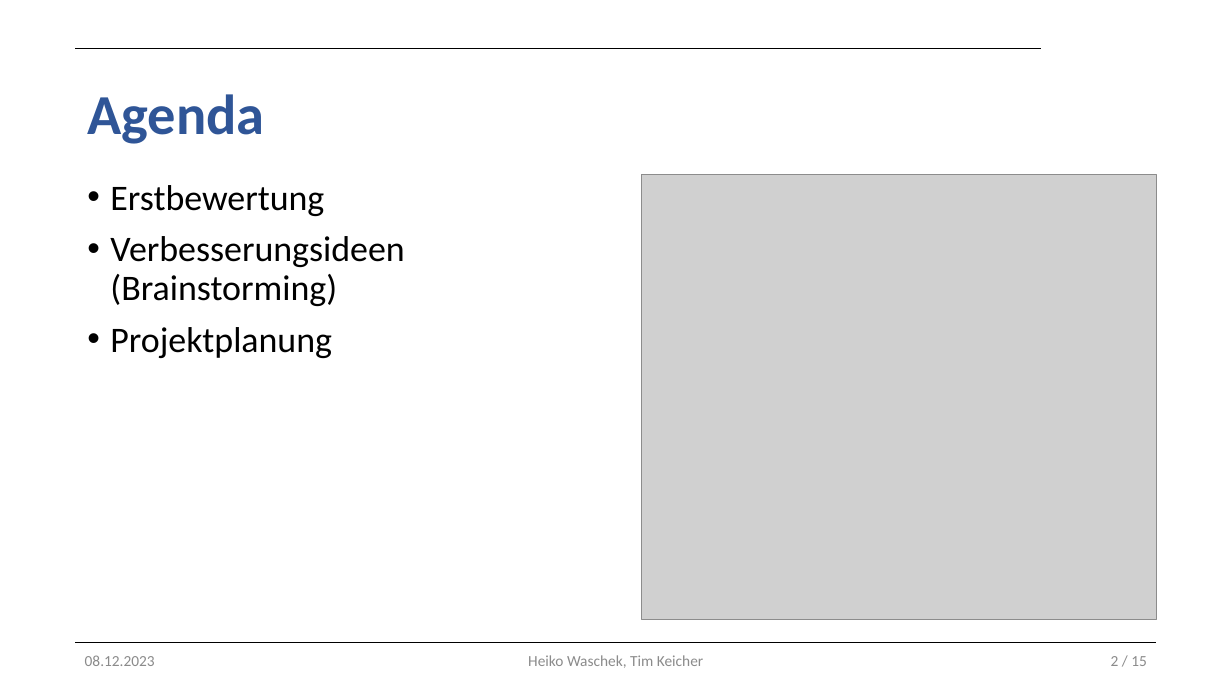
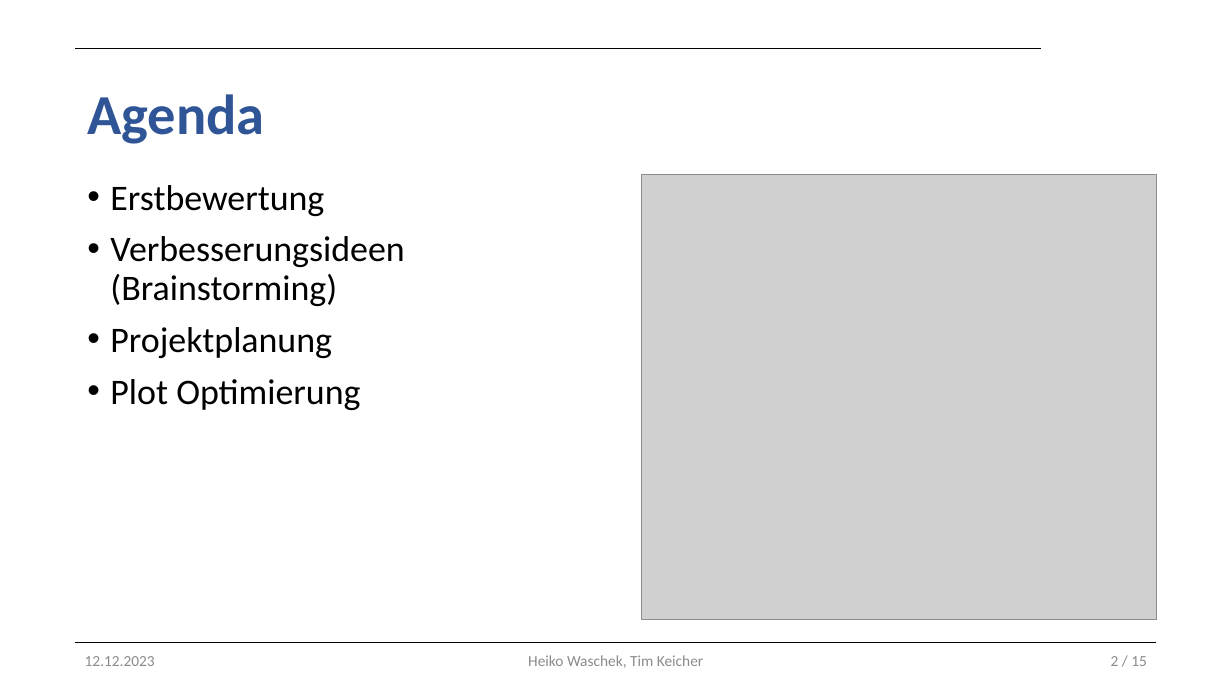
Before and after one commit to Tim-Keicher/AKR-Interpolation, a slide deck: slide 2 of Projektverlauf.pptx. Drawn at 1232x693 pixels with LibreOffice and Linux fonts; fonts in the diff are those of the drawing; grey boxes stand for pictures; background and template pictures are left out. Boxes give left, top, right and bottom in pixels: in the first picture for what was removed or moved away, otherwise in the second. Text is boxed around its words. In the diff, an @@ line names an element or a change of style, - is before the commit and + after.

```diff
--- a/Projektverlauf.pptx
+++ b/Projektverlauf.pptx
@@ text at (110, 379, 360, 410): paragraph added @@
+• Plot Optimierung
@@ text at (85, 656, 155, 666): text changed @@
-08.12.2023
+12.12.2023
```
Also in this commit, not shown: 6 other slides changed, 2 slides added, 1 other file.
